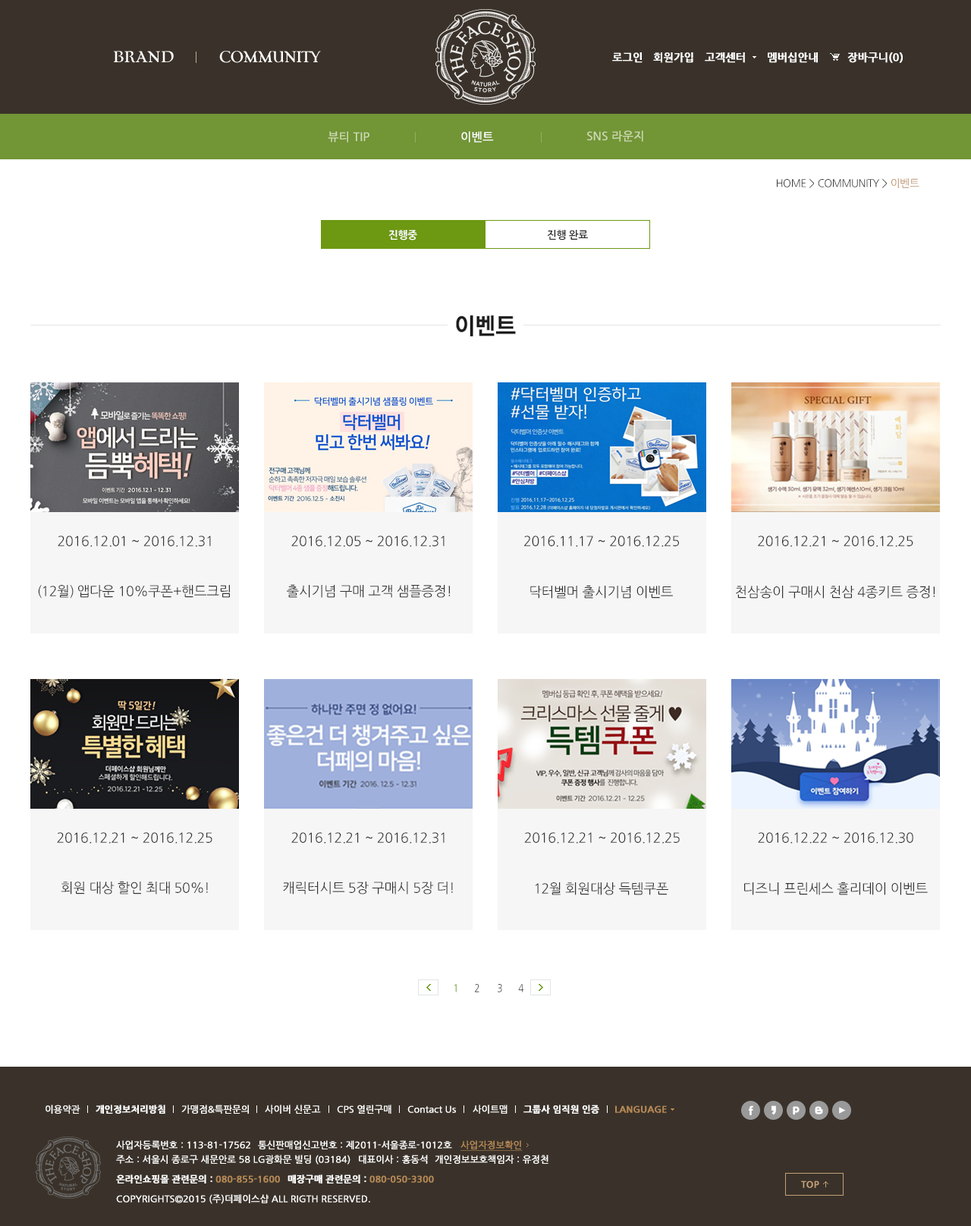
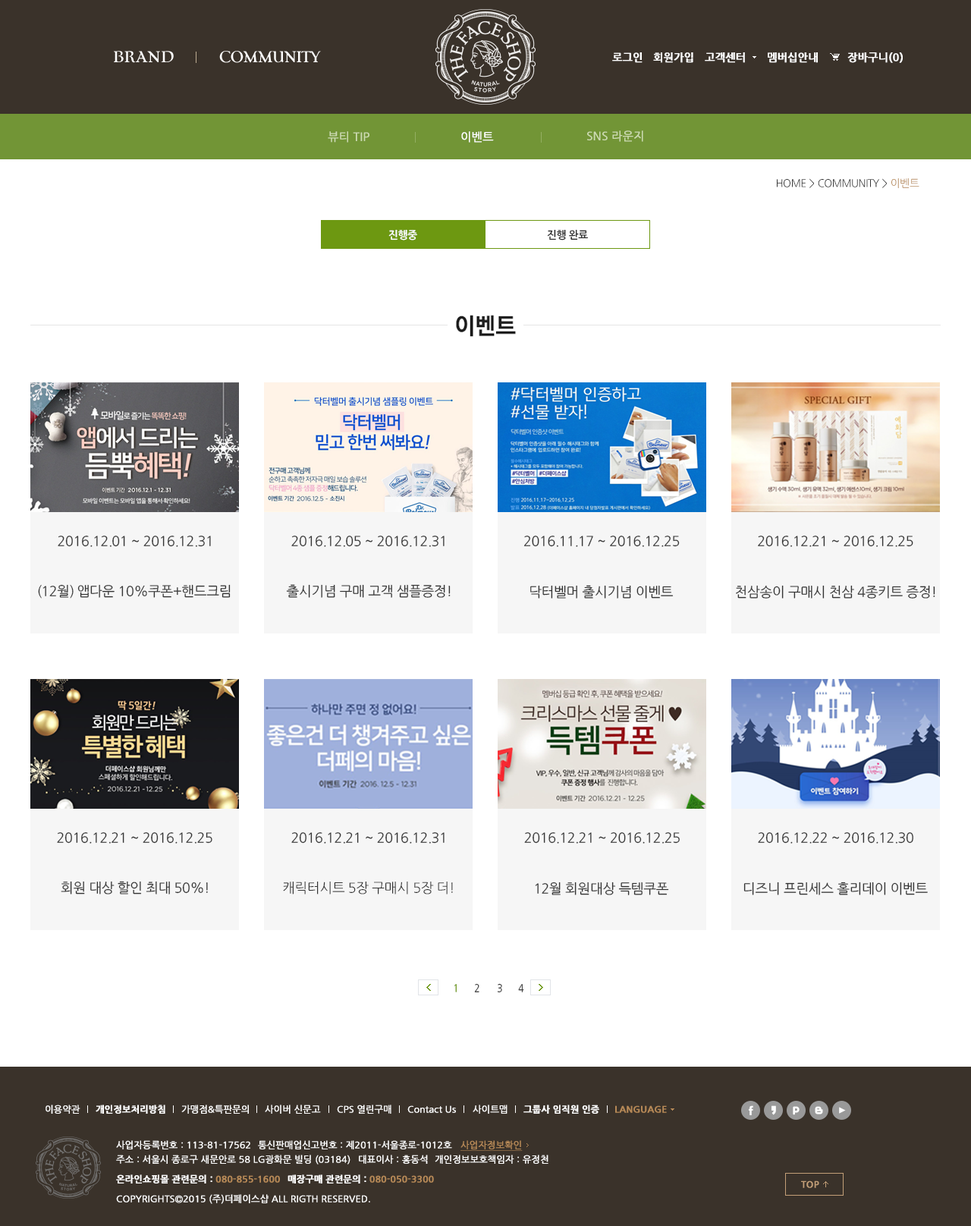
Two versions of the same layered image (w=971, h=1226). Layer-by-layer changes:
painted on "HOME > COMMUNITY > 이벤트" over (777, 178, 920, 189)
painted on "진행중" (1st of 2, in "container" › "sub") over (389, 229, 418, 241)
painted on "진행 완료" over (547, 229, 589, 241)
painted on "2016.12.21 ~ 2016.12.25" (1st of 3, in "2행" › "1") over (56, 832, 213, 844)
painted on "회원 대상 할인 최대 50%!" over (60, 881, 208, 895)
painted on "2016.12.21 ~ 2016.12.31" over (291, 832, 445, 844)
painted on "12월 회원대상 득템쿠폰" over (535, 881, 670, 896)
painted on "2016.12.21 ~ 2016.12.25" (2nd of 3, in "2행" › "3") over (524, 832, 680, 844)
painted on "디즈니 프린세스 홀리데이 이벤트" over (743, 881, 929, 896)
painted on "2016.12.22 ~ 2016.12.30" over (758, 832, 914, 844)
painted on "2016.12.01 ~ 2016.12.31" over (57, 535, 211, 548)
painted on "(12월) 앱다운 10%쿠폰+핸드크림" over (37, 584, 231, 599)
painted on "출시기념 구매 고객 샘플증정!" over (286, 584, 451, 599)
painted on "2016.12.05 ~ 2016.12.31" over (291, 535, 445, 548)
painted on "닥터벨머 출시기념 이벤트" over (530, 585, 674, 599)
painted on "2016.11.17 ~ 2016.12.25" over (523, 535, 680, 548)
painted on "천삼송이 구매시 천삼 4종키트 증정!" over (736, 585, 936, 599)
painted on "2016.12.21 ~ 2016.12.25" (3rd of 3, in "1행" › "4") over (758, 535, 914, 548)
painted on "4" (3rd of 3, in "1234") over (518, 984, 525, 993)
painted on "3" (3rd of 3, in "1234") over (497, 983, 503, 993)
painted on "2" (4th of 4, in "1234") over (474, 983, 480, 993)
painted on "1" (4th of 4, in "1234") over (453, 984, 457, 993)
